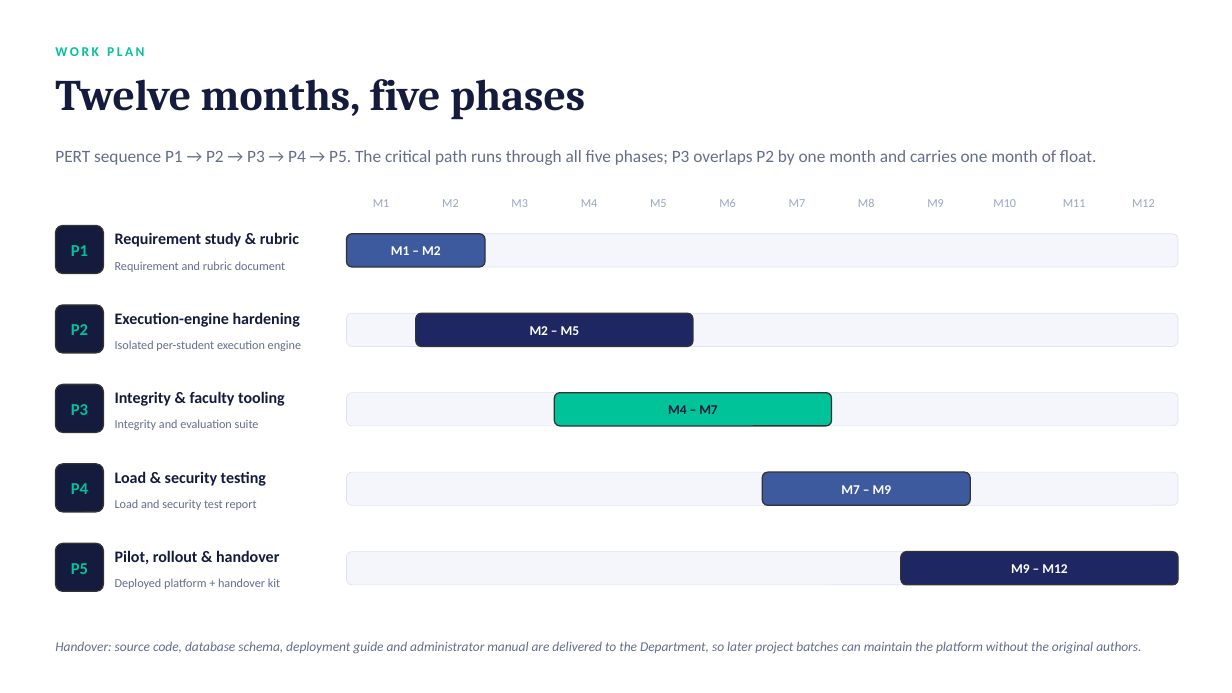
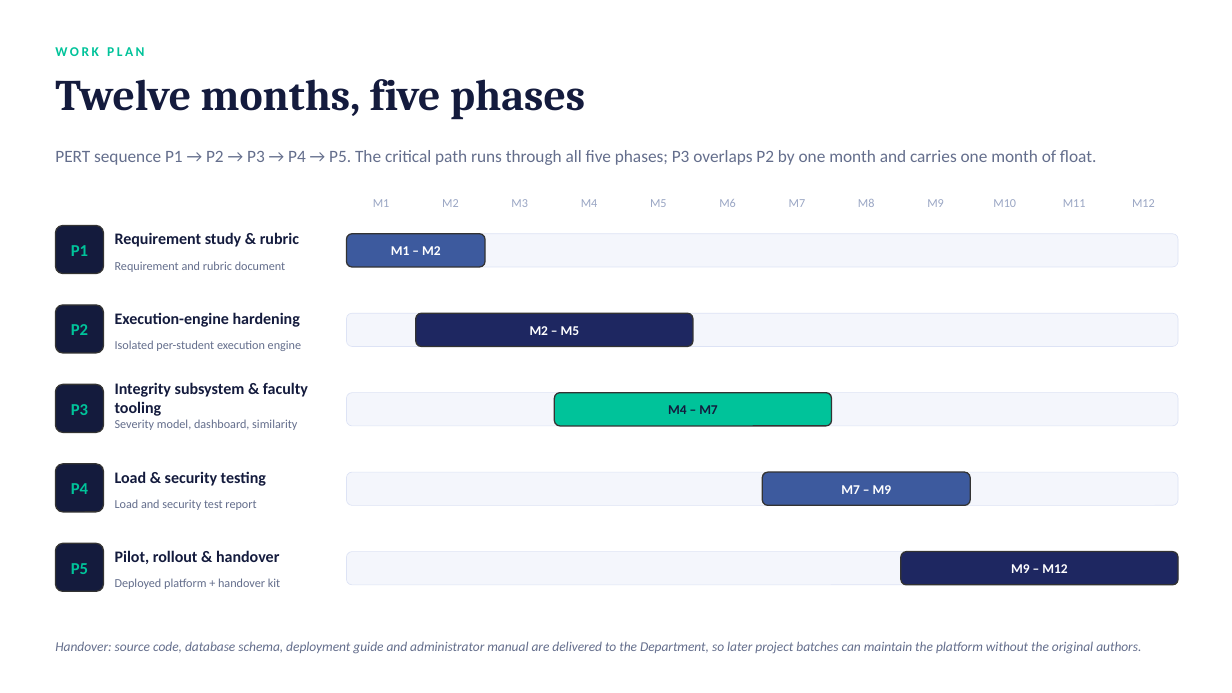
Before and after one commit to vudigapranav/LabSubmit, a slide deck: slide 17 of Proposal/LabSubmit_HOD_Presentation.pptx (slide 11 before the commit). Drawn at 1232x693 pixels with LibreOffice and Linux fonts; fonts in the diff are those of the drawing. Boxes give left, top, right and bottom in pixels: in the first picture for what was removed or moved away, otherwise in the second. Text is boxed around its words. In the diff, an @@ line names an element or a change of style, - is before the commit and + after.

```diff
--- a/Proposal/LabSubmit_HOD_Presentation.pptx
+++ b/Proposal/LabSubmit_HOD_Presentation.pptx
@@ text at (x1=115, y1=382, x2=308, y2=416): text changed @@
-Integrity & faculty tooling
+Integrity subsystem & faculty tooling
@@ text at (x1=115, y1=419, x2=297, y2=430): text changed @@
-Integrity and evaluation suite
+Severity model, dashboard, similarity
```
Also in this commit, not shown: 8 other slides changed, 7 slides added, 21 other files.
